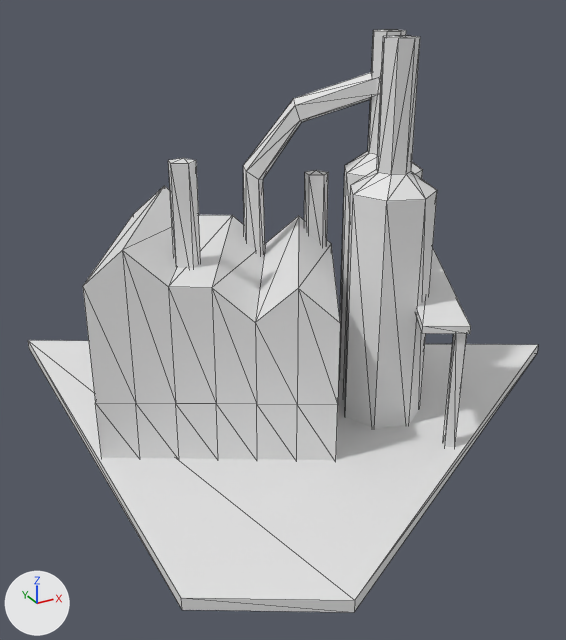
The glTF model client/scripts/modules/game/scene/assets/models/buildings/steelMill.glb as it was, and as the next commit left it.
Camera for both pictures: a 50 mm camera at (-0.235, -0.471, 0.711) aimed at (0.325, 0.547, 0.202). Lighting does not change. The marker at lower left points along +X, +Y and +Z. Mesh edges are drawn as thin lines. Vertices at the same position are counted once.

The first picture shows 'steelMill'.
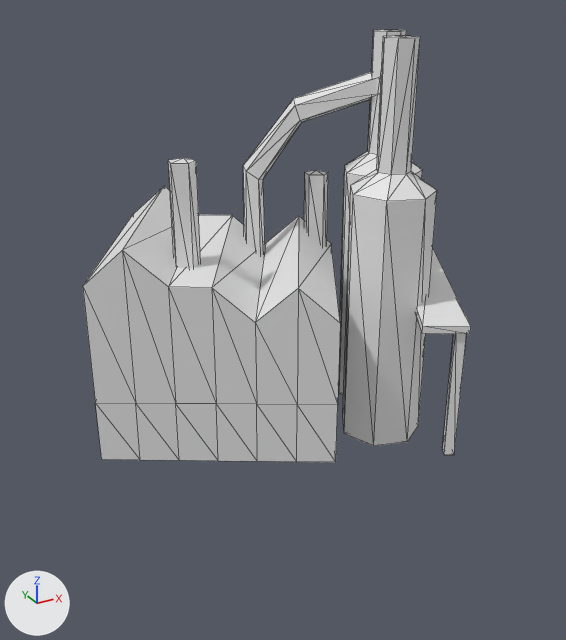
Location of each change, [x1, y1, x2, y2] in pixels of the pictures (566 x 640 px):
```json
{"object": "steelMill", "change": "reshaped", "before": [28, 29, 538, 612], "after": [83, 29, 471, 462], "on screen": "24% narrower, 26% shorter"}
{"part": 1, "of": "me_cube_005", "change": "deleted", "before": [28, 340, 538, 612]}
```

Edits to the scene script, one JSON object a line:
```json
{"block": "me_cube_005", "where": "me_cube_005.from_pydata(...)  # 176 vertices, 298 faces; spans x 0.0..0.866, y 0.1..1.0, z 0.022..0.635"}
{"block": "me_cube_005", "where": "# used by ob_steelmill; location = (0.0, 0.0, 0.0)"}
{"block": "me_cube_005", "change": "me_cube_005 part 1: the loose piece of 8 vertices spanning x 0.0..0.866, y 0.1..1.0, z 0.035..0.055 is deleted"}
```
